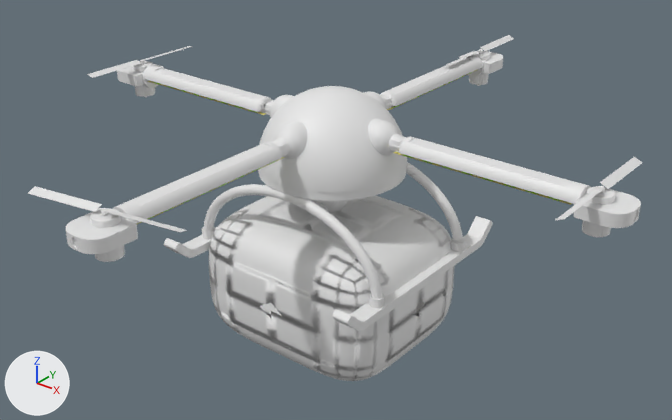
A saved change to the FBX model Assets/Models/Drones/Multirotor FBX.fbx.
Before and after are seen from a camera (50 mm lens) standing at (1.029, -1.274, 1.082) and looking at (-0.015, 0.032, 0.273). The axes (+X, +Y, +Z) are drawn at lower left. The lights are the same throughout. Where no turn or scale is listed for an object, it has been applied to the vertices. Vertices at the same position are counted once.

Objects in the first picture: 'Arms', 'Body', 'Legs', 'Package', 'Pattern 1', 'Pattern 2', 'Pattern 3', 'Pattern 4', 'Rotor 1', 'Rotor 2', 'Rotor 3', 'Rotor 4'.
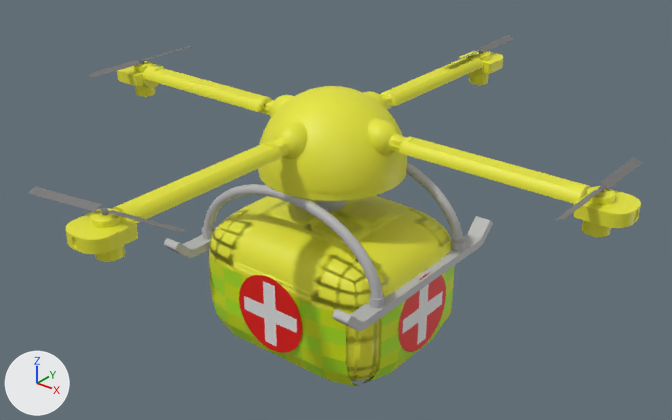
Where the newer file only moved an object's origin or applied its transform, the numbers keep the older frame.

Boxes [x1, y1, x2, y2] around the edits, measured in the pictures (672 x 420 px):
'Pattern', added (green): after [210, 257, 455, 386]
'Crosses', added: after [239, 272, 446, 353]
'Rotors', added: after [28, 35, 642, 232]
'Rotor 2', deleted: before [28, 186, 187, 232]
'Rotor 1', deleted: before [556, 157, 642, 220]
'Rotor 3', deleted: before [87, 46, 193, 78]
'Pattern 1', deleted: before [394, 152, 572, 205]
'Rotor 4', deleted: before [446, 35, 514, 65]
'Pattern 3', deleted: before [148, 81, 266, 115]
'Pattern 4', deleted: before [137, 157, 285, 224]
'Pattern 2', deleted: before [387, 70, 477, 110]
part 1 of me_multirotor_tobias_010, recoloured (grey to yellow): [209, 196, 451, 381] in both
part 2 of me_multirotor_tobias_009, recoloured (white to grey): [164, 200, 493, 331] in both
part 3 of me_multirotor_tobias_009, recoloured: [204, 162, 463, 299] in both
part 4 of me_multirotor_tobias_005, recoloured: [107, 53, 603, 215] in both
part 5 of me_multirotor_tobias_005, recoloured (white to yellow): [66, 51, 641, 262] in both
part 6 of me_multirotor_tobias_008, recoloured: [263, 100, 274, 115] in both
part 7 of me_multirotor_tobias_008, recoloured (white to yellow): [258, 86, 407, 201] in both

Edits to the bpy script that builds the scene:
```text
Add mat_base:
    mat_base = principled_material('Base')
    mat_base.base_color = (0.8, 0.793, 0.0346)  # yellow #e7e634
Add mat_legs:
    mat_legs = principled_material('Legs')
    mat_legs.base_color = (0.472, 0.472, 0.472)  # grey #b7b7b7
Change me_multirotor_tobias_005:
    where me_multirotor_tobias_005.from_pydata(...)  # 4139 vertices, 8007 faces; spans x -0.588..0.592, y -0.586..0.591, z 0.407..0.484
    me_multirotor_tobias_005 part 4: all 501 faces that had it switch from mat_steel___satin_005 (white #e7e7e7) to mat_base (yellow #e7e634)
    me_multirotor_tobias_005 part 5: all 7506 faces that had it switch from mat_plastic___glossy__white__005 (white #e7e7e7) to mat_base (yellow #e7e634)
Change me_multirotor_tobias_009:
    where me_multirotor_tobias_009.from_pydata(...)  # 6106 vertices, 12247 faces; spans x -0.227..0.225, y -0.237..0.237, z 0.2..0.376
    remove me_multirotor_tobias_009.materials.append(mat_glass___window_009)  # white #e7e7e7
    me_multirotor_tobias_009 part 2: all 6136 faces that had it switch from mat_steel___satin_009 (white #e7e7e7) to mat_legs (grey #b7b7b7)
    me_multirotor_tobias_009 part 3: all 5503 faces that had it switch from mat_plastic___glossy__white__009 (white #e7e7e7) to mat_legs (grey #b7b7b7)
Change me_multirotor_tobias_008:
    where me_multirotor_tobias_008.from_pydata(...)  # 3060 vertices, 6302 faces; spans x -0.16..0.164, y -0.16..0.165, z 0.341..0.535
    me_multirotor_tobias_008 part 6: all 1709 faces that had it switch from mat_steel___satin_008 (white #e7e7e7) to mat_base (yellow #e7e634)
    me_multirotor_tobias_008 part 7: all 4593 faces that had it switch from mat_plastic___glossy__white__008 (white #e7e7e7) to mat_base (yellow #e7e634)
Change me_multirotor_tobias_010:
    where me_multirotor_tobias_010.from_pydata(...)  # 5228 vertices, 10467 faces; spans x -0.217..0.213, y -0.182..0.182, z 0.005..0.292
    remove me_multirotor_tobias_010.materials.append(mat_steel___satin_010)  # white #e7e7e7
    me_multirotor_tobias_010 part 1: all 10184 faces that had it switch from mat_plastic___glossy__white__010 (white #e7e7e7) to mat_base (yellow #e7e634)
Remove ob_pattern_1:
    ob_pattern_1 = bpy.data.objects.new('Pattern 1', me_plane_004)
Remove ob_rotor_1:
    ob_rotor_1 = bpy.data.objects.new('Rotor 1', me_multirotor_tobias_001)
Remove ob_pattern_2:
    ob_pattern_2 = bpy.data.objects.new('Pattern 2', me_plane_003)
Remove ob_pattern_3:
    ob_pattern_3 = bpy.data.objects.new('Pattern 3', me_plane_002)
Remove ob_rotor_3:
    ob_rotor_3 = bpy.data.objects.new('Rotor 3', me_multirotor_tobias_003)
Remove ob_rotor_2:
    ob_rotor_2 = bpy.data.objects.new('Rotor 2', me_multirotor_tobias_002)
Remove ob_pattern_4:
    ob_pattern_4 = bpy.data.objects.new('Pattern 4', me_plane_001)
Remove ob_rotor_4:
    ob_rotor_4 = bpy.data.objects.new('Rotor 4', me_multirotor_tobias_004)
Add ob_crosses:
    ob_crosses = bpy.data.objects.new('Crosses', me_circle_1)  # 184 vertices, 8 faces; spans x -0.22..0.22, y -0.186..0.186, z 0.062..0.223; in mat_background (red #e70f03), mat_cross (white #e7e7e7)
    ob_crosses.location = (0.0, 0.0, 0.0)
Add ob_pattern:
    ob_pattern = bpy.data.objects.new('Pattern', me_plane_007)  # 196 vertices, 144 faces; spans x -0.22..0.22, y -0.183..0.183, z 0.014..0.2; in mat_yellow_003 (yellow #d2e700), mat_pattern_002 (green #b0e719), mat_yellow (yellow #d2e700), mat_pattern (green #b0e719), mat_yellow_001 (yellow #d2e700), mat_pattern_001 (green #b0e719), mat_yellow_002 (yellow #d2e700), mat_pattern_004 (green #b0e719)
    ob_pattern.location = (0.0, 0.0, 0.0)
Add ob_rotors:
    ob_rotors = bpy.data.objects.new('Rotors', me_multirotor_tobias_003_1)  # 3040 vertices, 6048 faces; spans x -0.538..0.541, y -0.561..0.674, z 0.484..0.493; in mat_rotor (grey #777777)
    ob_rotors.location = (0.0, 0.0, 0.0)
```
